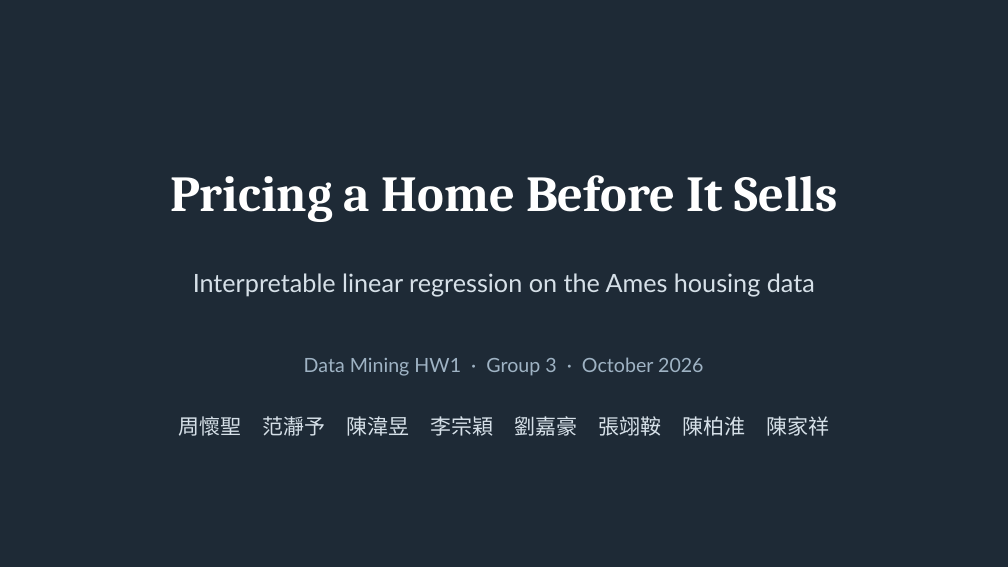
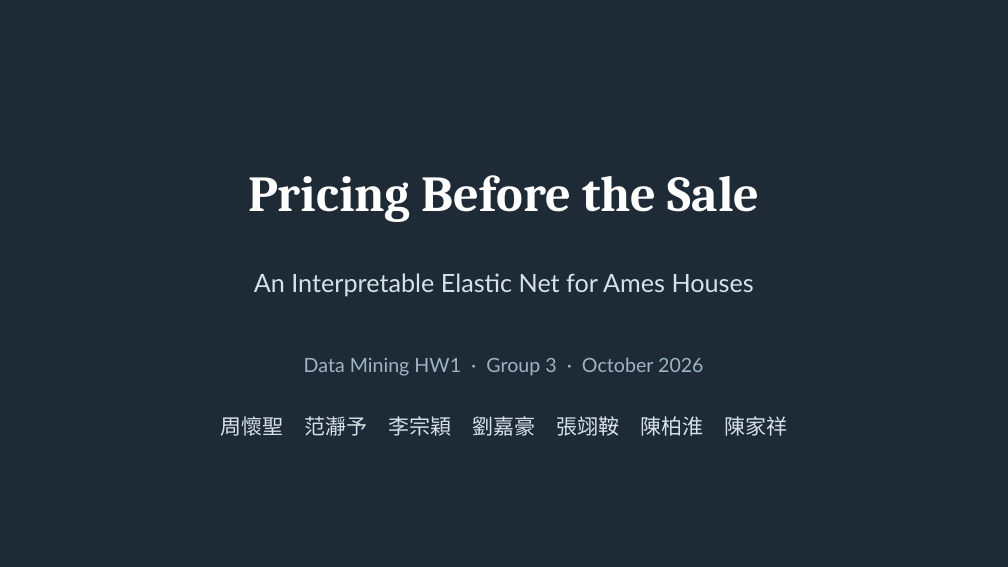
Before and after one commit to chouhuaishengcs15/Data-Mining-HW1, a slide deck: slide 1 of slides/HW1_G03_presentation.pptx. Drawn at 1008x567 pixels with LibreOffice and Linux fonts; fonts in the diff are those of the drawing. Boxes give left, top, right and bottom in pixels: in the first picture for what was removed or moved away, otherwise in the second. Text is boxed around its words. In the diff, an @@ line names an element or a change of style, - is before the commit and + after.

```diff
--- a/slides/HW1_G03_presentation.pptx
+++ b/slides/HW1_G03_presentation.pptx
@@ text at [248,175,760,222]: text changed @@
-Pricing a Home Before It Sells
+Pricing Before the Sale
@@ text at [254,273,754,296]: text changed @@
-Interpretable linear regression on the Ames housing data
+An Interpretable Elastic Net for Ames Houses
@@ text at [220,416,787,436]: text changed @@
-周懷聖 范瀞予 陳湋昱 李宗穎 劉嘉豪 張翊鞍 陳柏淮 陳家祥
+周懷聖 范瀞予 李宗穎 劉嘉豪 張翊鞍 陳柏淮 陳家祥
```
Also in this commit, not shown: 8 other slides changed, 1 slide added, 1 slide removed.
